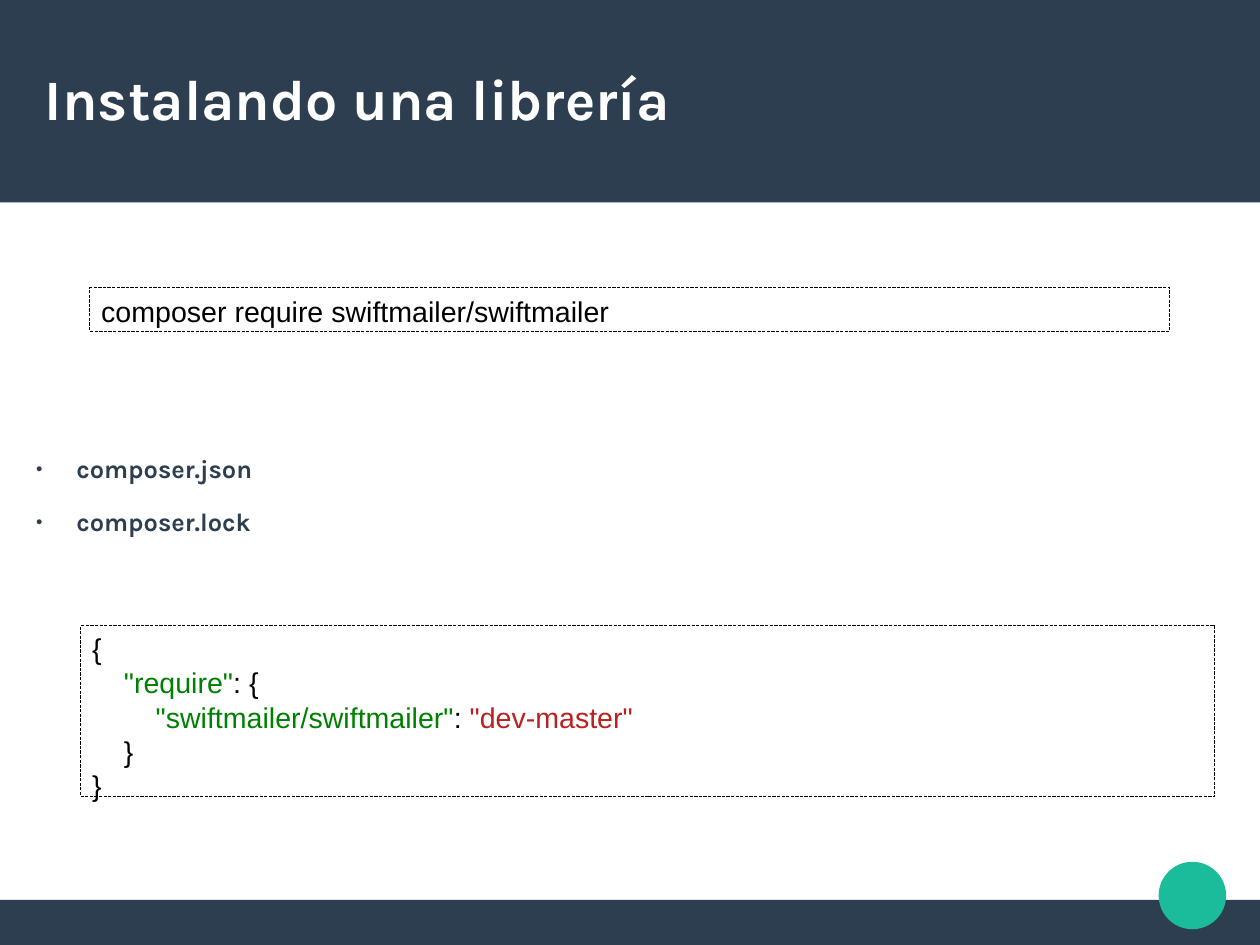
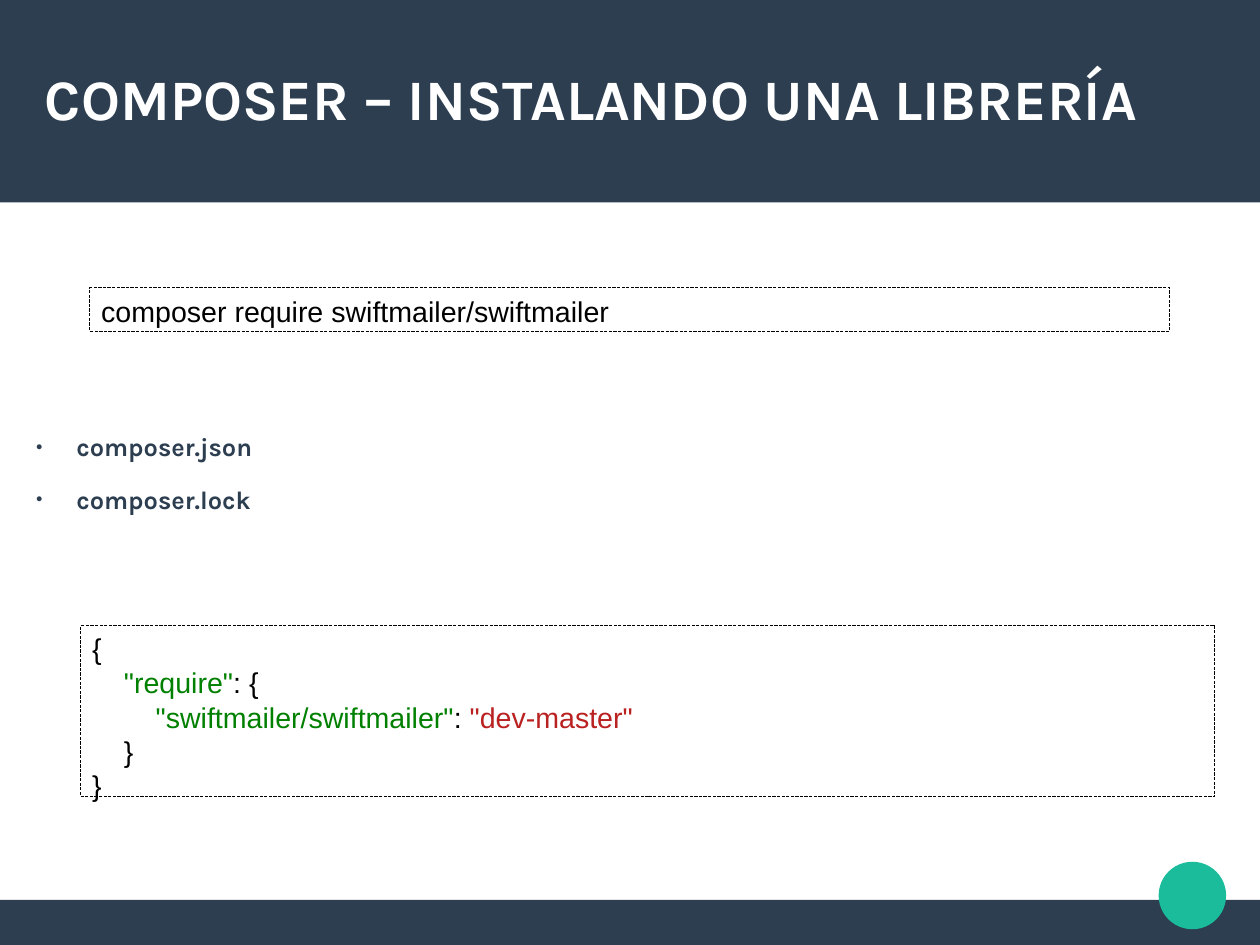
Before and after one commit to iribarren/composer_demo, a slide deck: slide 6 of composer2.odp. Drawn at 1260x945 pixels with LibreOffice and Linux fonts; fonts in the diff are those of the drawing. Boxes give left, top, right and bottom in pixels: in the first picture for what was removed or moved away, otherwise in the second. Text is boxed around its words. In the diff, an @@ line names an element or a change of style, - is before the commit and + after.

```diff
--- a/composer2.odp
+++ b/composer2.odp
@@ title at [45,69,1137,121]: text changed @@
-Instalando una librería
+COMPOSER – INSTALANDO UNA LIBRERÍA
@@ text "composer.json": place and size @@
-text "composer.json" at [76,460,252,537]
+text "composer.json" at [76,438,252,515]
```
Also in this commit, not shown: 6 other slides changed, 3 slides added, 1 other file.
